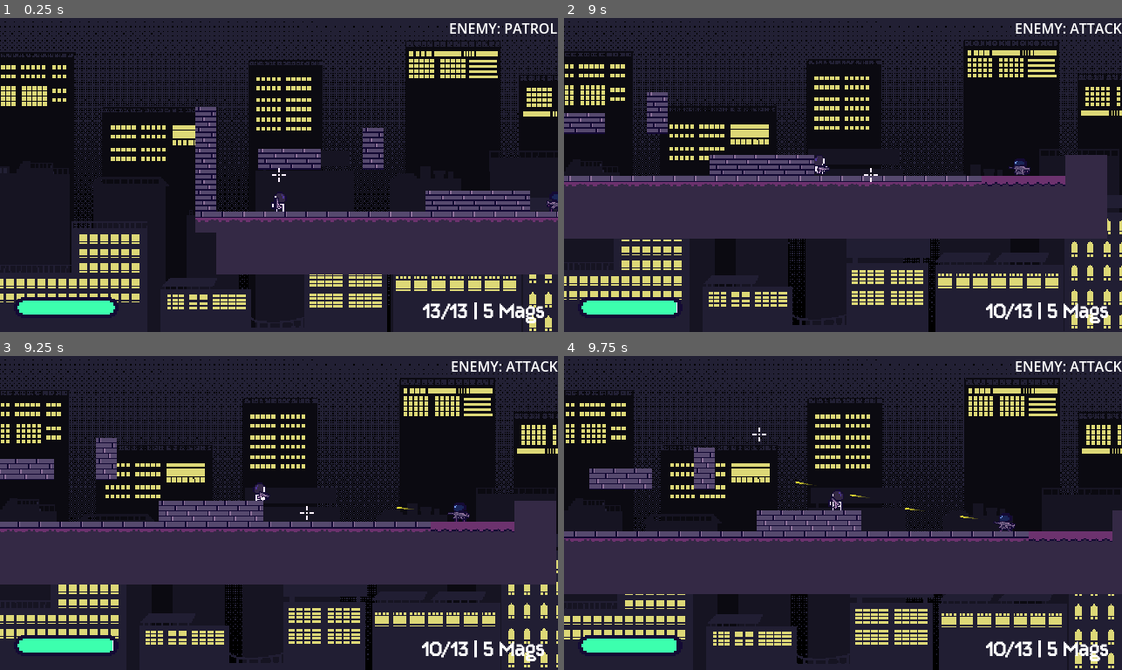
Above: before the commit, frames 1-4 (two rows, left to right).
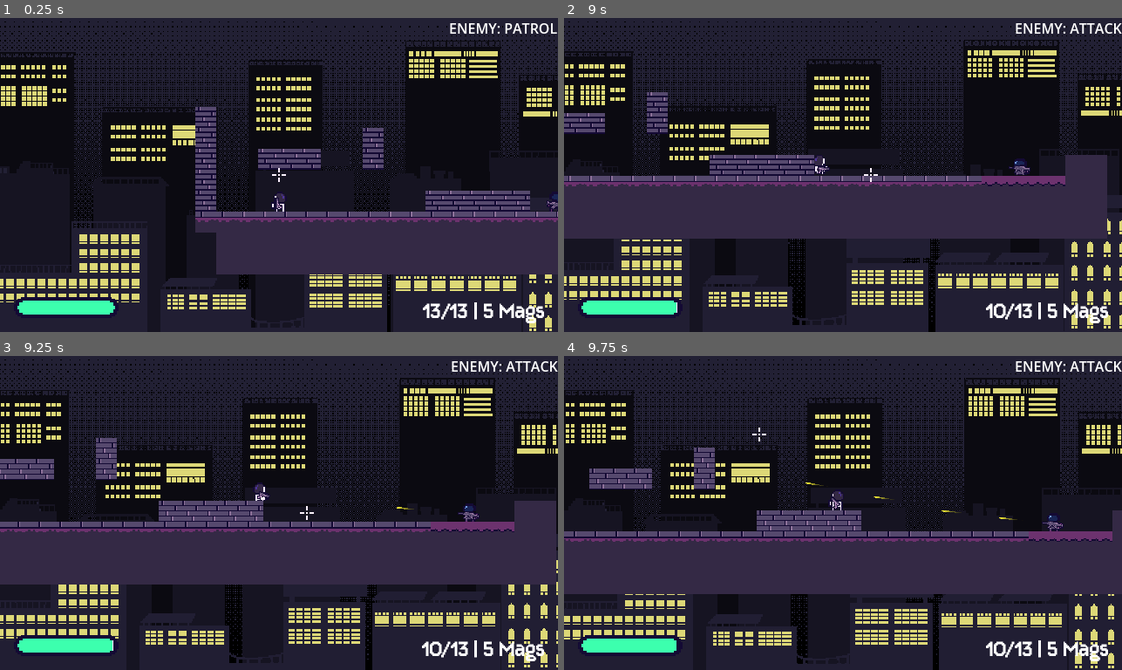
Above: after the commit, the same moments.

Repository: kyteidev/rogueshot
Game: Godot game, scene res://scenes/game_debug.tscn
Same seed, same stepped clock (60 frames per second), same inputs: the game is played once before the commit and once after it.
Inputs (mouse positions are in pixels of both pictures, inside the frame that each line leads up to):
- Up to frame 1 (0.25 s): no input
- Up to frame 2 (9 s): move the mouse to (815, 237) at 0.52 s; press the mouse at (815, 237) at 0.53 s; hold D (player_right) 0.53-2.03 s; tap W (player_jump) at 0.77, 1.52, 3.02, 3.77, 4.52, 6.02, 6.77, 7.52 s; move the mouse to (1010, 222) at 1.27 s; release the mouse at (1010, 222) at 1.28 s; tap Shift (player_sprint) at 1.35, 8.85 s; move the mouse to (675, 127) at 2.02 s; hold A (player_left) 2.03-4.28 s; tap 1 (weapon_1) at 2.1, 5.85 s; move the mouse to (870, 175) at 2.77 s; tap 2 (weapon_2) at 2.85, 6.6 s; move the mouse to (759, 96) at 3.52 s; tap Q (weapon_cycle) at 3.6, 7.35 s; move the mouse to (965, 159) at 4.27 s; hold D (player_right) 4.28-8.03 s; click (965, 159) at 4.35 s; move the mouse to (731, 190) at 5.02 s; hold Shift (player_sprint) 5.03-5.78 s; move the mouse to (898, 105) at 5.77 s; move the mouse to (815, 237) at 6.52 s; move the mouse to (1010, 222) at 7.27 s; move the mouse to (675, 127) at 8.02 s; press the mouse at (675, 127) at 8.03 s; hold A (player_left) from 8.03 s (still down); move the mouse to (870, 175) at 8.77 s; release the mouse at (870, 175) at 8.78 s
- Up to frame 3 (9.25 s): keep holding A (player_left); tap W (player_jump) at 9.02 s
- Up to frame 4 (9.75 s): move the mouse to (759, 434) at 9.52 s; release A (player_left) at 9.53 s; hold D (player_right) from 9.53 s (still down); tap 1 (weapon_1) at 9.6 s

Frames 1-2 are identical in both runs. In frame 3, 0.2% of the frame differs, in the area x 80-86%, y 46-53%; in frame 4, 0.2%, in the area x 41-90%, y 40-56%.

Commit message:
cap enemy max distance from player with constant instead of aggro area

Diff:
--- a/scripts/enemy.gd
+++ b/scripts/enemy.gd
@@ -45,6 +45,7 @@
 
 const ATTACK_DELAY = 1.5
 const ATTACK_FIRE_RATE = 0.12
+const ATTACK_MAX_POS_DIFF = 180.0
 
 const MAX_AMMO = 30
 
@@ -332,7 +333,8 @@
 
 		# if target in aggro area and has line of sight, don't move
 		# if not, move until target is in aggro area and in line of sight.
-		if in_aggro_area and in_los:
+		var target_pos_diff = abs(global_position - known_target_pos)
+		if in_los and target_pos_diff.x < ATTACK_MAX_POS_DIFF:
 			# make sure weapon also has line of sight, otherwise enemy just shoots at ground
 			# if weapon doesn't have line of sight, move towards known target pos
 			weapon_los_ray.force_raycast_update()
